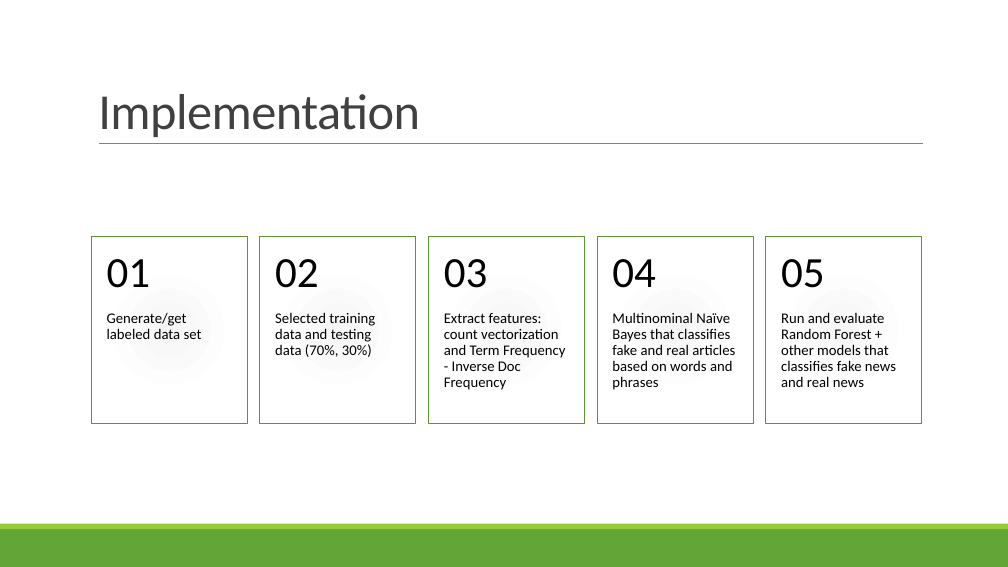
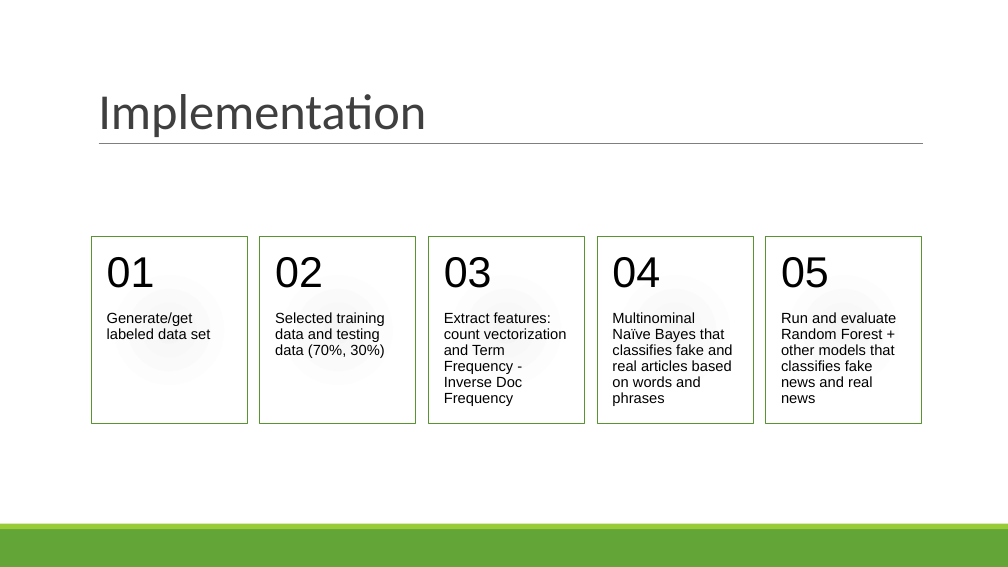
Before and after one commit to LinghanX/Project_Veritas, a slide deck: slide 6 of presentations/FakeNews_Final.pptx. Drawn at 1008x567 pixels with LibreOffice and Linux fonts; fonts in the diff are those of the drawing. Boxes give left, top, right and bottom in pixels: in the first picture for what was removed or moved away, otherwise in the second. Text is boxed around its words. In the diff, an @@ line names an element or a change of style, - is before the commit and + after.

```diff
--- a/presentations/FakeNews_Final.pptx
+++ b/presentations/FakeNews_Final.pptx
@@ title "Implementation" at (x1=98, y1=94, x2=426, y2=137): text colour #404040 to #3F3F3F, letter spacing -0.5 to 0 pt; indent changed @@
@@ font Calibri to Arial; less space between paragraphs in 10 elements at (x1=107, y1=312, x2=211, y2=339), (x1=107, y1=257, x2=155, y2=288), (x1=275, y1=312, x2=385, y2=358), (x1=275, y1=257, x2=323, y2=288), (x1=444, y1=312, x2=567, y2=406), (x1=444, y1=257, x2=492, y2=288), (x1=612, y1=312, x2=733, y2=406), (x1=612, y1=257, x2=660, y2=288), (x1=781, y1=312, x2=897, y2=403), (x1=781, y1=257, x2=829, y2=288) @@
@@ fill gradient #F6F6F6 to #FEFEFE to #FFFFFF to gradient #F5F5F5 to #FDFDFD to #FFFFFF; outline #5A9632 1 pt to #58942F 1 pt in 5 elements at (x1=91, y1=237, x2=248, y2=424), (x1=260, y1=237, x2=417, y2=424), (x1=429, y1=237, x2=585, y2=424), (x1=597, y1=237, x2=754, y2=424), (x1=766, y1=237, x2=923, y2=424) @@
```
Also in this commit, not shown: 13 other slides changed, 1 slide added.
